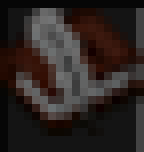
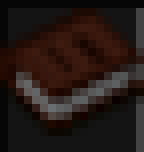
Two versions of the same layered image (w=144, h=152). Layer-by-layer changes:
added layer "load" above "writable_book" over <box>16,8,104,136</box>
hid "writable_book" over <box>16,8,104,136</box>
